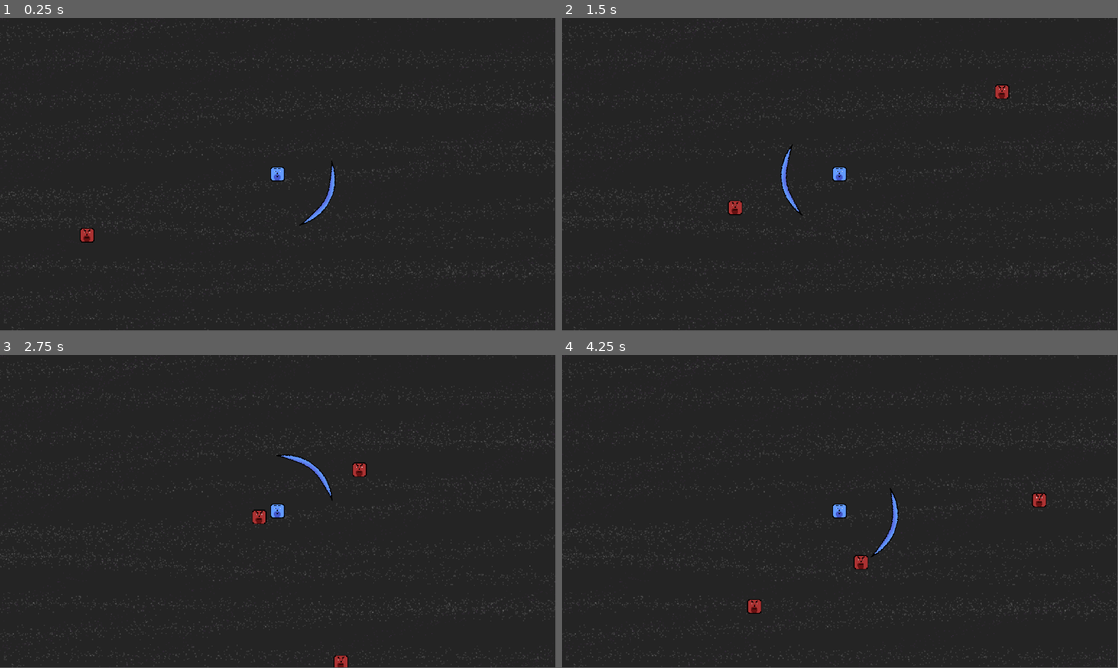
Above: before the commit, frames 1-4 (two rows, left to right).
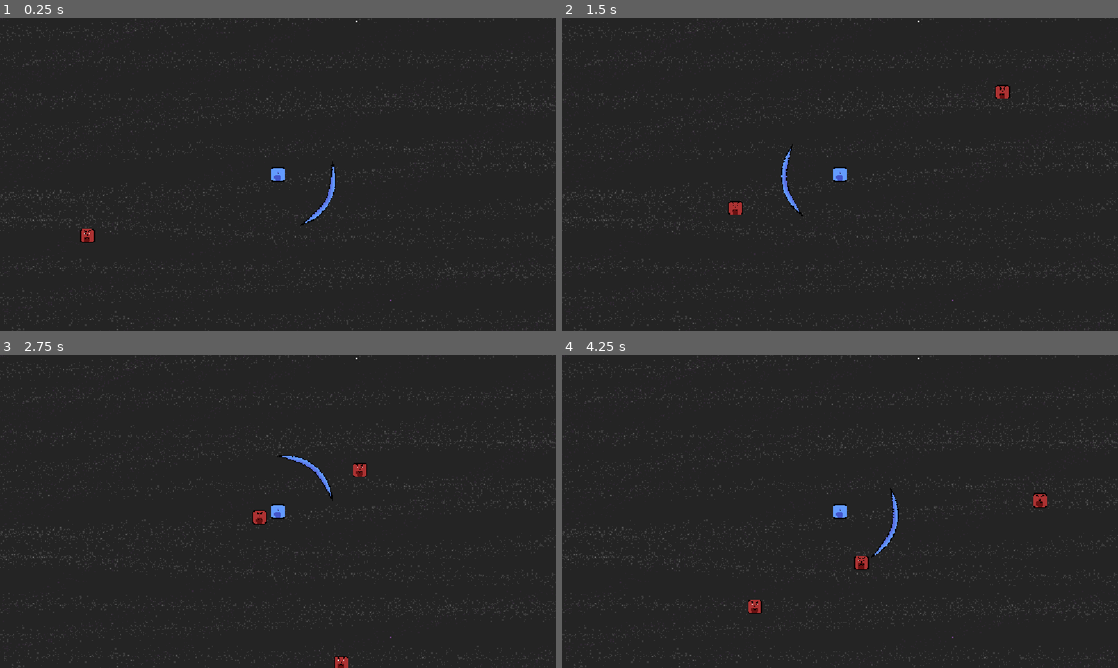
Above: after the commit, the same moments.

Repository: AndrewCromar/onehourgame
Game: Godot game, scene res://scenes/world.tscn
The game is run twice, just before and just after one commit, with the same random seed, the same clock (stepped at 60 frames per second) and the same inputs.
Inputs (mouse positions are in pixels of both pictures, inside the frame that each line leads up to):
- Up to frame 1 (0.25 s): no input
- Up to frame 2 (1.5 s): move the mouse to (962, 158) at 0.52 s; move the mouse to (728, 190) at 1.27 s
- Up to frame 3 (2.75 s): move the mouse to (333, 442) at 2.02 s
- Up to frame 4 (4.25 s): move the mouse to (812, 574) at 2.77 s; move the mouse to (1006, 558) at 3.52 s
The window is 799x449 before the commit and 800x450 after it. Grey fills any space a smaller window leaves; there, only what the larger window draws over its background counts as a difference.

The runs differ from the first frame. In frame 1, 0.5% of the frame differs, in the area x 0-100%, y 0-100%; in frame 2, 0.5%; in frame 3, 0.6%; in frame 4, 0.6%.

Commit message:
build settings n stuff

Diff:
--- a/godot-project/project.godot
+++ b/godot-project/project.godot
@@ -10,10 +10,18 @@
 
 [application]
 
-config/name="godot-project"
+config/name="One Hour Game"
+config/description="Made this game in 1 hour.s"
 run/main_scene="uid://cm4aftjwe5wi4"
 config/features=PackedStringArray("4.6", "Forward Plus")
 config/icon="res://icon.svg"
+
+[display]
+
+window/stretch/mode="canvas_items"
+window/stretch/aspect="keep_width"
+mouse_cursor/custom_image="uid://dn6d4ybwemrig"
+mouse_cursor/custom_image_hotspot=Vector2(8.5, 8.5)
 
 [physics]
 
Binary file added: godot-project/assets/crosshair.png
Not shown, added: godot-project/assets/crosshair.png.import
Not shown, added: godot-project/export_presets.cfg
Not shown, added: builds/linux/onehourgame_linux.pck
Not shown, added: builds/linux/onehourgame_linux.sh
Not shown, added: builds/linux/onehourgame_linux.x86_64
